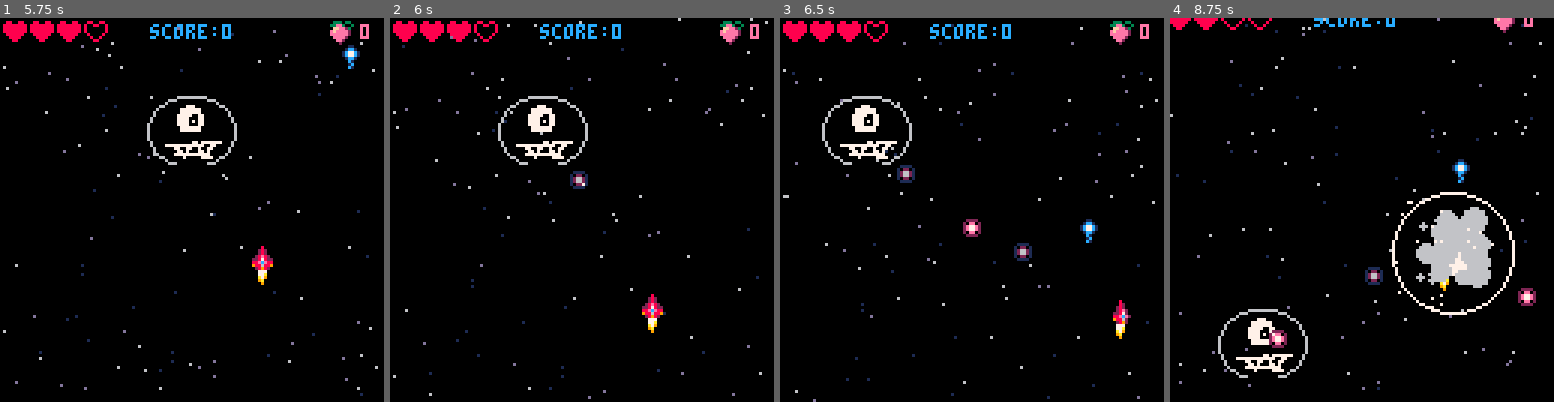
Above: before the commit, frames 1-4 (left to right).
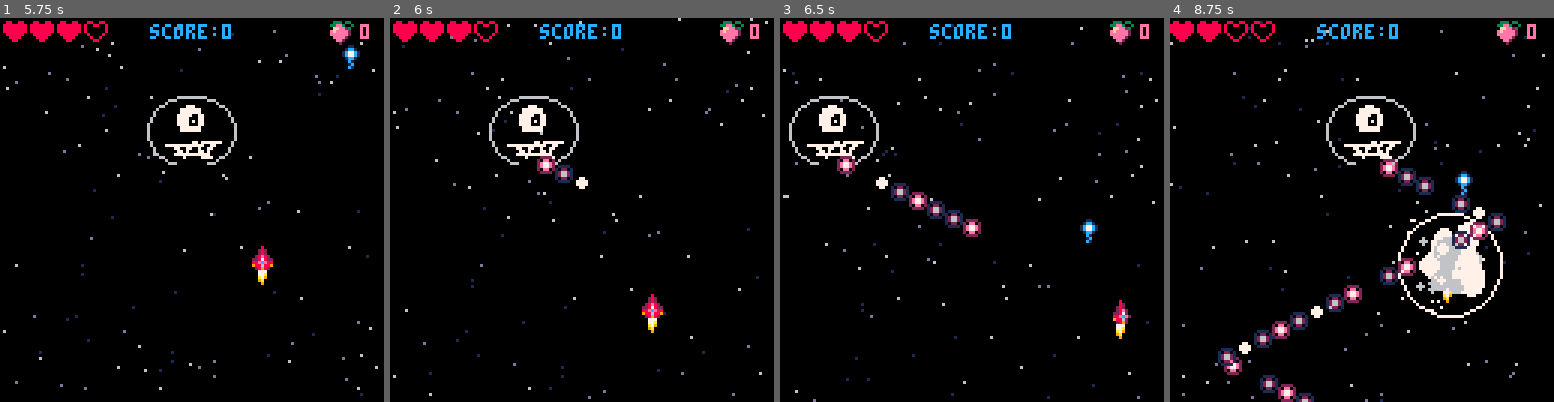
Above: after the commit, the same moments.

Repository: theRenard/shmup
Game: PICO-8 cartridge shmup_sep.p8
The game is run twice, just before and just after one commit, with the same random seed, the same clock (stepped at 60 frames per second) and the same inputs.
Inputs:
- Up to frame 1 (5.75 s): tap X (X key) at 0.33, 1.07, 1.85, 2.97, 4.08, 5.2 s; tap O (Z key) at 0.7, 1.7, 2.1, 2.5, 2.9, 3.3, 3.7, 4.1, 4.5, 4.9, 5.3, 5.7 s; hold Right 1.6-2.1 s; hold Up 2.15-2.42 s; hold Right 2.47-3.03 s; hold Left 3.08-3.58 s; hold Down 3.63-3.97 s; hold Right 4.02-4.68 s; hold Up 4.73-5.03 s; hold Left 5.08-5.68 s; hold Down from 5.73 s (still down)
- Up to frame 2 (6 s): keep holding Down
- Up to frame 3 (6.5 s): release Down at 6.03 s; hold Right from 6.08 s (still down); tap O (Z key) at 6.1 s; tap X (X key) at 6.32 s
- Up to frame 4 (8.75 s): tap O (Z key) every 0.4 s from 6.5 to 8.5 s; release Right at 6.58 s; hold Right 6.63-7.13 s; hold Up 7.18-7.45 s; tap X (X key) at 7.43, 8.55 s; hold Right 7.5-8.07 s; hold Left 8.12-8.62 s; hold Down from 8.67 s (still down)

Frame 1 is identical in both runs. In frame 2, 1.8% of the frame differs, in the area x 25-52%, y 20-45%; in frame 3, 3.1%; in frame 4, 12%, in the area x 0-98%, y 0-100%.

Commit message:
feat: Refactor enemy movement, adjust attack frequency, and fix bullet movement bug

Diff:
--- a/behavior.lua
+++ b/behavior.lua
@@ -40,7 +40,7 @@
     boss3(myen)
   elseif myen.mission == 'boss4' then
     boss4(myen)
-  elseif myen.mission == 'boss4' then
+  elseif myen.mission == 'boss5' then
     boss5(myen)
     -- do nothing
   elseif myen.mission == 'attack' then
@@ -165,6 +165,15 @@
 end
 
 function killen(myen)
+
+  if myen.boss then
+    myen.mission = 'boss5'
+    myen.phbegin = t
+    myen.ghost = true
+    ebuls = {}
+    return
+  end
+
   del(enemies, myen)
   sfx(2)
   score += 1
--- a/boss.lua
+++ b/boss.lua
@@ -2,22 +2,21 @@
   local spd = 2
 
   if boss.sx == 0 or boss.x >= 93 then
-    boss.sx =-spd
+    boss.sx = -spd
   end
 
   if boss.x <= 3 then
     boss.sx = spd
   end
 
-  if t%30 > 1 then
-    if t%3 == 0 then
+  if t % 30 > 1 then
+    if t % 3 == 0 then
       fire(boss, 0, 1)
     end
   end
 
-  -- if boss.phbegin+ 8*30 < t then
-  if boss.phbegin < t then
-    boss.mission = 'boss2'
+  if boss.phbegin+ 8*30 < t then
+    boss.mission = 'boss4'
     boss.subphase = 1
     boss.phbegin = t
   end
@@ -25,10 +24,9 @@
 end
 
 function boss2(boss)
-
   local spd = 1.5
   if boss.subphase == 1 then
-    boss.sx =- spd
+    boss.sx = -spd
     if boss.x <= 4 then
       boss.subphase = 2
     end
@@ -46,14 +44,15 @@
     end
   elseif boss.subphase == 4 then
     boss.sx = 0
-    boss.sy =- spd
+    boss.sy = -spd
     if boss.y <= 25 then
       boss.mission = 'boss3'
       boss.phbegin = t
+      boss.sy = 0
     end
   end
 
-  if t%15 == 0 then
+  if t % 15 == 0 then
     aimedfire(boss, 2)
   end
 
@@ -61,21 +60,101 @@
 end
 
 function boss3(boss)
-  if boss.phbegin+ 8*30 < t then
-    boss.mission = 'boss2'
+  local spd = 2
+
+  if boss.sx == 0 or boss.x >= 93 then
+    boss.sx = -spd
+  end
+  if boss.x <= 3 then
+    boss.sx = spd
+  end
+
+  if t % 15 == 0 then
+    firespread(boss, 8, 2, 0)
+  end
+
+  move(boss)
+
+  if boss.phbegin + 8 * 30 < t then
+    boss.mission = 'boss4'
+    boss.subphase = 1
+    boss.subphase = 1
     boss.phbegin = t
   end
-  move(boss)
 end
 
 function boss4(boss)
-  if boss.phbegin+ 8*30 < t then
-    boss.mission = 'boss2'
+
+  local spd = 1.5
+  if boss.subphase == 1 then
+    boss.sx = spd
+    if boss.x >= 91 then
+      boss.subphase = 2
+    end
+  elseif boss.subphase == 2 then
+    boss.sx = 0
+    boss.sy = spd
+    if boss.y >= 98 then
+      boss.subphase = 3
+    end
+  elseif boss.subphase == 3 then
+    boss.sx = -spd
+    boss.sy = 0
+    if boss.x <= 4 then
+      boss.subphase = 4
+    end
+  elseif boss.subphase == 4 then
+    boss.sx = 0
+    boss.sy = -spd
+    if boss.y <= 25 then
+      boss.mission = 'boss1'
+      boss.phbegin = t
+      boss.sy = 0
+    end
+  end
+
+  if t % 12 == 0 then
+    if boss.subphase == 1 then
+      fire(boss, 0, 2, 0)
+    elseif boss.subphase == 2 then
+      fire(boss, 0.25, 2, 0)
+    elseif boss.subphase == 3 then
+      fire(boss, 0.5, 2, 0)
+    elseif boss.subphase == 4 then
+      fire(boss, 0.75, 2, 0)
+    end
+  end
+
+  if boss.phbegin + 8 * 30 < t then
+    boss.mission = 'boss1'
+    boss.subphase = 1
+    boss.subphase = 1
     boss.phbegin = t
   end
+
   move(boss)
 end
 
 function boss5(boss)
+  boss.shake = 10
+  boss.flash = 10
 
+  if t % 8 == 0 then
+    explode(boss.x + rnd(32), boss.y + rnd(24), false)
+    sfx(3)
+    shake=2
+  end
+
+  if boss.phbegin + 2 * 30 < t then
+    if t % 5 == 0 then
+      bigexplode(boss.x + 16, boss.y + 20, false)
+      sfx(3)
+      shake=2
+    end
+  end
+
+  if boss.phbegin + 4 * 30 < t then
+    del(enemies, boss)
+    shake = 16
+  end
 end
--- a/tools.lua
+++ b/tools.lua
@@ -62,6 +62,11 @@
 end
 
 function col(a, b)
+
+  if a.ghost or b.ghost then
+    return false
+  end
+
   local a_left = a.x
   local a_top = a.y
   local a_right = a.x + a.colw - 1
@@ -123,6 +128,54 @@
     myp.size = 1 + rnd(4)
     myp.maxage = 10 + rnd(10)
     myp.blue = isblue
+    myp.spark = true
+
+    add(parts, myp)
+  end
+
+  big_shwave(expx, expy)
+end
+
+function bigexplode(expx, expy)
+  local myp = {}
+  myp.x = expx
+  myp.y = expy
+
+  myp.sx = 0
+  myp.sy = 0
+
+  myp.age = 0
+  myp.size = 30
+  myp.maxage = 0
+
+  add(parts, myp)
+
+  for i = 1, 60 do
+    local myp = {}
+    myp.x = expx
+    myp.y = expy
+
+    myp.sx = rnd() * 12 - 6
+    myp.sy = rnd() * 12 - 6
+
+    myp.age = rnd(2)
+    myp.size = 1 + rnd(8)
+    myp.maxage = 10 + rnd(20)
+
+    add(parts, myp)
+  end
+
+  for i = 1, 100 do
+    local myp = {}
+    myp.x = expx
+    myp.y = expy
+
+    myp.sx = (rnd() - 0.5) * 30
+    myp.sy = (rnd() - 0.5) * 30
+
+    myp.age = rnd(2)
+    myp.size = 1 + rnd(4)
+    myp.maxage = 20 + rnd(20)
     myp.spark = true
 
     add(parts, myp)
--- a/update.lua
+++ b/update.lua
@@ -123,7 +123,9 @@
         del(buls, mybul)
         smol_shwave(mybul.x + 4, mybul.y + 4)
         smol_spark(myen.x + 4, myen.y + 4)
-        myen.hp -= mybul.dmg
+        if myen.mission != 'flyin' then
+          myen.hp -= mybul.dmg
+        end
         sfx(3)
         if myen.boss then
           myen.flash = 5
--- a/waves_and_enemies.lua
+++ b/waves_and_enemies.lua
@@ -101,7 +101,7 @@
   elseif type == 5 then
     -- boss
     myen.spr = 68
-    myen.hp = 20
+    myen.hp = 100
     myen.ani = { 68, 72, 76, 72 }
     myen.sprw = 4
     myen.sprh = 3
